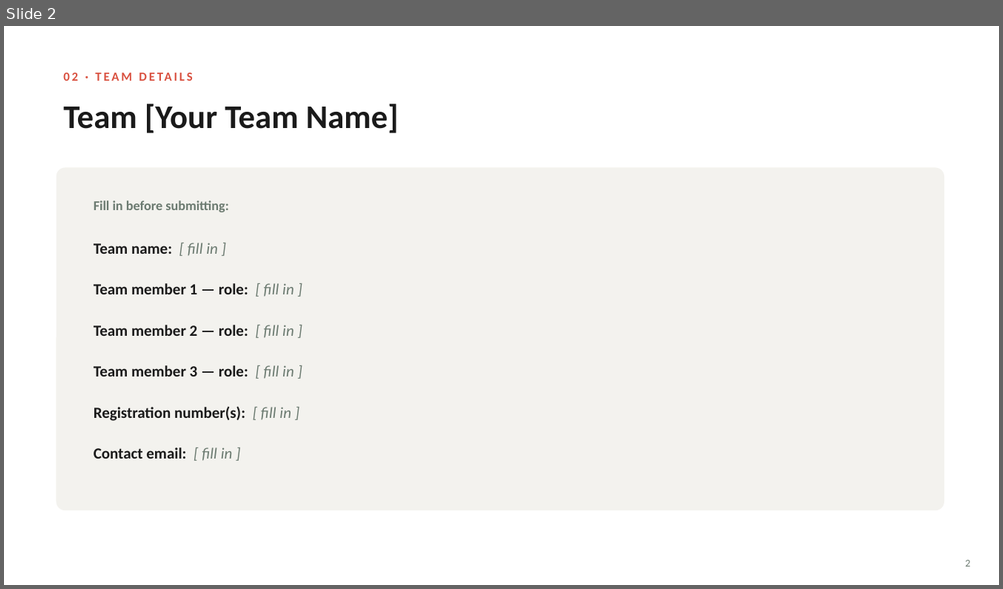
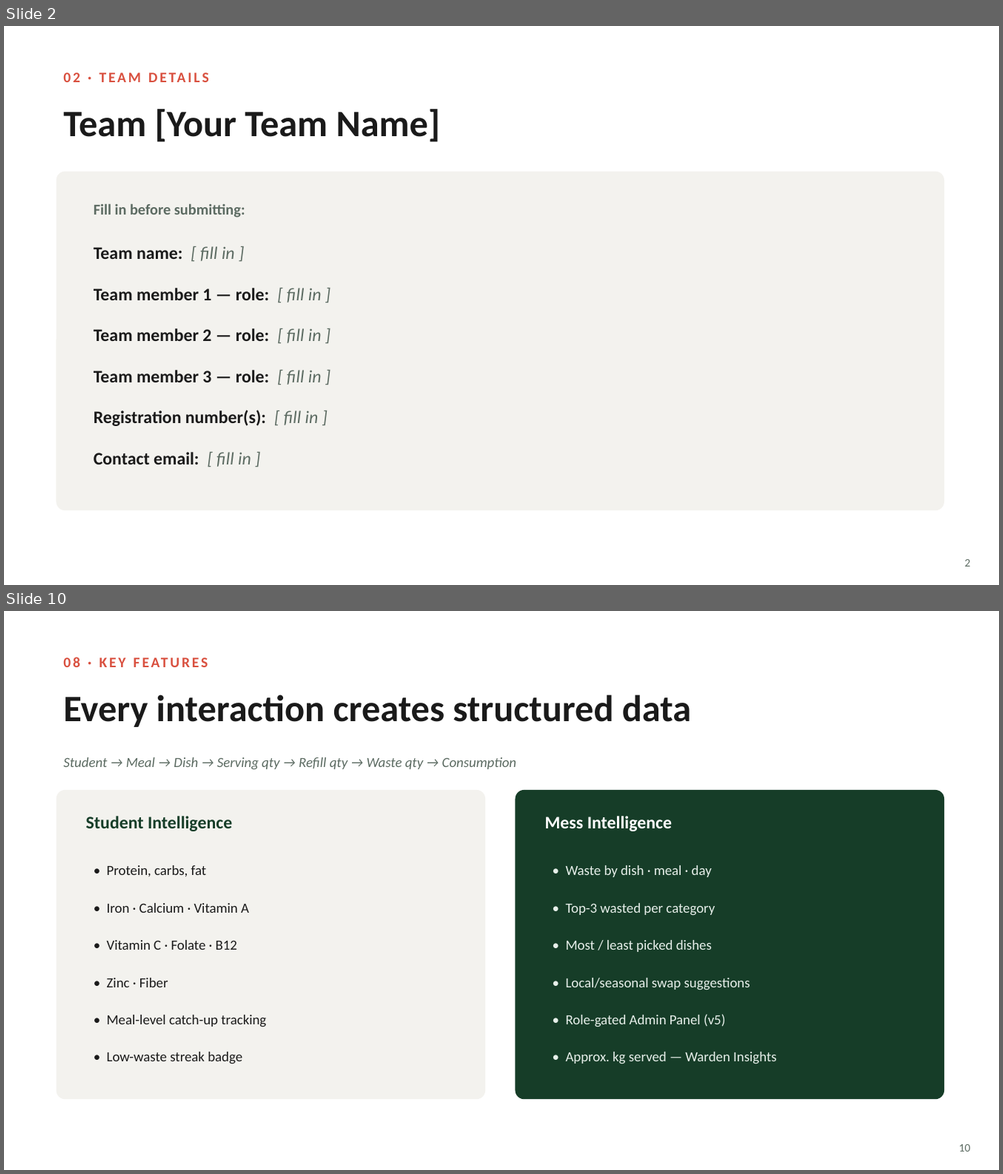
Before and after one commit to Coder1234a/ThaliMetrics, a slide deck: docs/ThaliMetrics_Pitch.pptx. Shown one above the other, each under a label of ours: slide 2 before the commit, slides 2 and 10 after it; the slides between them are not shown. The pictures are 1003x589 and 1003x1174 pixels, drawn with LibreOffice and Linux fonts; fonts in the diff are those of the drawing. Boxes give left, top, right and bottom in pixels: in the first picture for what was removed or moved away, otherwise in the second. Text is boxed around its words. In the diff, an @@ line names an element or a change of style, - is before the commit and + after.

```diff
--- a/docs/ThaliMetrics_Pitch.pptx
+++ b/docs/ThaliMetrics_Pitch.pptx
@@ slide 10 added at bbox=[4, 611, 999, 1170], background #FFFFFF @@
@@ text added at bbox=[57, 647, 728, 677], 14 pt, text #D9503F, bold @@
+08 · KEY FEATURES
@@ text added at bbox=[63, 695, 691, 727], 36 pt, text #1A1A1A, bold @@
+Every interaction creates structured data
@@ text added at bbox=[63, 758, 516, 769], 13.5 pt, text #5C6B62, italic @@
+Student → Meal → Dish → Serving qty → Refill qty → Waste qty → Consumption
@@ rounded rectangle added at bbox=[57, 790, 485, 1099], fill #F3F2EE @@
@@ rounded rectangle added at bbox=[515, 790, 944, 1099], fill #163D28 @@
@@ text added at bbox=[86, 816, 232, 832], 17 pt, text #163D28, bold @@
+Student Intelligence
@@ text added at bbox=[545, 816, 671, 832], 17 pt, text #FFFFFF, bold @@
+Mess Intelligence
@@ text added at bbox=[107, 866, 207, 877], 13.5 pt, text #1A1A1A @@
+• Protein, carbs, fat
@@ text added at bbox=[566, 866, 711, 877], 13.5 pt, text #E7EFEA @@
+• Waste by dish · meal · day
@@ text added at bbox=[107, 903, 249, 913], 13.5 pt, text #1A1A1A @@
+• Iron · Calcium · Vitamin A
@@ text added at bbox=[566, 903, 714, 916], 13.5 pt, text #E7EFEA @@
+• Top-3 wasted per category
@@ text added at bbox=[107, 940, 237, 950], 13.5 pt, text #1A1A1A @@
+• Vitamin C · Folate · B12
@@ text added at bbox=[566, 940, 711, 952], 13.5 pt, text #E7EFEA @@
+• Most / least picked dishes
@@ text added at bbox=[107, 978, 168, 988], 13.5 pt, text #1A1A1A @@
+• Zinc · Fiber
@@ text added at bbox=[566, 978, 750, 990], 13.5 pt, text #E7EFEA @@
+• Local/seasonal swap suggestions
@@ text added at bbox=[107, 1015, 266, 1028], 13.5 pt, text #1A1A1A @@
+• Meal-level catch-up tracking
@@ text added at bbox=[566, 1014, 725, 1027], 13.5 pt, text #E7EFEA @@
+• Role-gated Admin Panel (v5)
@@ text added at bbox=[107, 1052, 242, 1065], 13.5 pt, text #1A1A1A @@
+• Low-waste streak badge
@@ text added at bbox=[566, 1052, 777, 1065], 13.5 pt, text #E7EFEA @@
+• Approx. kg served — Warden Insights
@@ text added at bbox=[959, 1145, 970, 1152], 11 pt, text #5C6B62 @@
+10
@@ slide 2 changed as well @@
@@ text "02 · TEAM DETAILS" at bbox=[63, 112, 146, 137]: size 12 to 14 pt @@
@@ text "Team [Your Team Name]" at bbox=[155, 109, 441, 142]: size 32 to 36 pt @@
@@ rounded rectangle: place and size @@
-rounded rectangle at bbox=[57, 168, 944, 511]
+rounded rectangle at bbox=[57, 172, 944, 511]
@@ text "Fill in before submitting:" at bbox=[94, 204, 245, 218]: size 13 to 14.5 pt, text colour #6B7A70 to #5C6B62 @@
@@ size 15 to 17 pt; text colour #6B7A70 to #5C6B62 in "[ fill in ]" in 6 elements at bbox=[94, 247, 235, 261], bbox=[94, 288, 321, 303], bbox=[94, 329, 321, 343], bbox=[94, 370, 321, 385], bbox=[94, 410, 318, 426], bbox=[94, 452, 251, 467] @@
@@ text "2" at bbox=[965, 560, 970, 567]: size 10 to 11 pt, text colour #6B7A70 to #5C6B62 @@
```
Also in this commit, not shown: 6 other slides changed, 5 other slides added, 4 slides removed, 4 other files.
